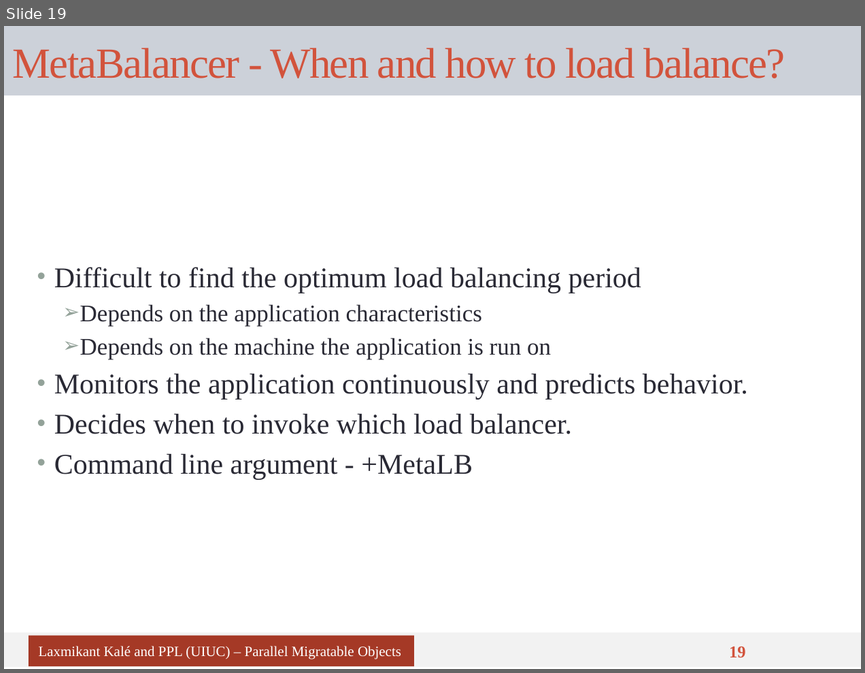
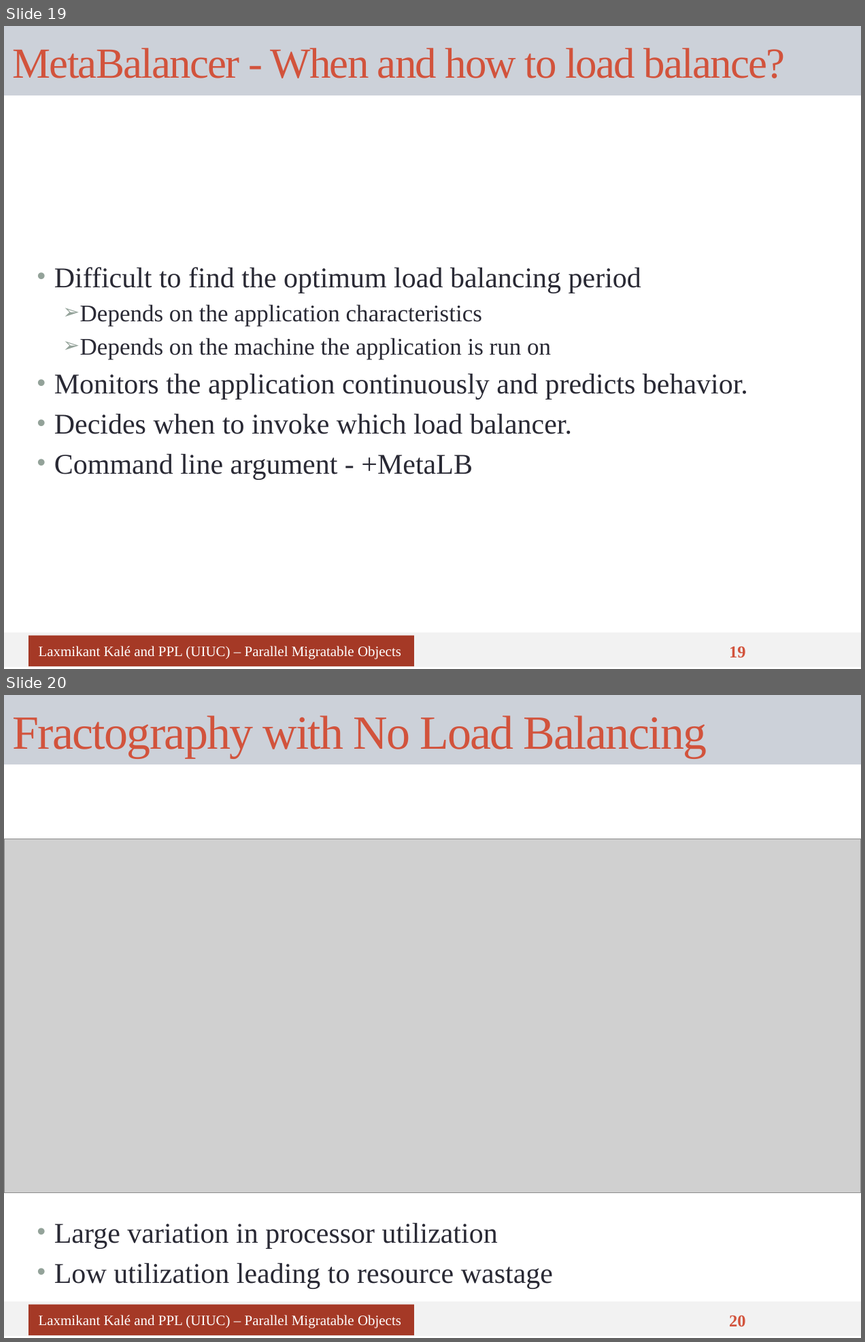
Before and after one commit to UIUC-PPL/charm_tutorial, a slide deck: tutorial-10-load_balancing.pptx. Shown one above the other, each under a label of ours: slide 19 before the commit, slides 19 and 20 after it. The pictures are 865x673 and 865x1342 pixels, drawn with LibreOffice and Linux fonts; fonts in the diff are those of the drawing; grey boxes stand for pictures. Boxes give left, top, right and bottom in pixels: in the first picture for what was removed or moved away, otherwise in the second. Text is boxed around its words. In the diff, an @@ line names an element or a change of style, - is before the commit and + after.

Commit message:
tut 10: insert frac fig w/o meta lb

```diff
--- a/tutorial-10-load_balancing.pptx
+++ b/tutorial-10-load_balancing.pptx
@@ slide 20 added at [4, 695, 861, 1338], background #FFFFFF; not listed: 1 template element that a slide beside it also shows @@
@@ title added at [4, 695, 861, 764], fill #CCD1D9, 40 pt, text #D2533C @@
+Fractography with No Load Balancing
@@ picture added at [4, 839, 861, 1192] @@
@@ text added at [54, 1223, 553, 1289], 24 pt, text #292934 @@
+• Large variation in processor utilization
+• Low utilization leading to resource wastage
@@ rectangle added at [29, 1304, 415, 1335], fill #A53926, 12 pt, text #FFFFFF @@
+Laxmikant Kalé and PPL (UIUC) – Parallel Migratable Objects
@@ page number added at [729, 1314, 746, 1326], 14 pt, text #D2533C, bold @@
+20
```
